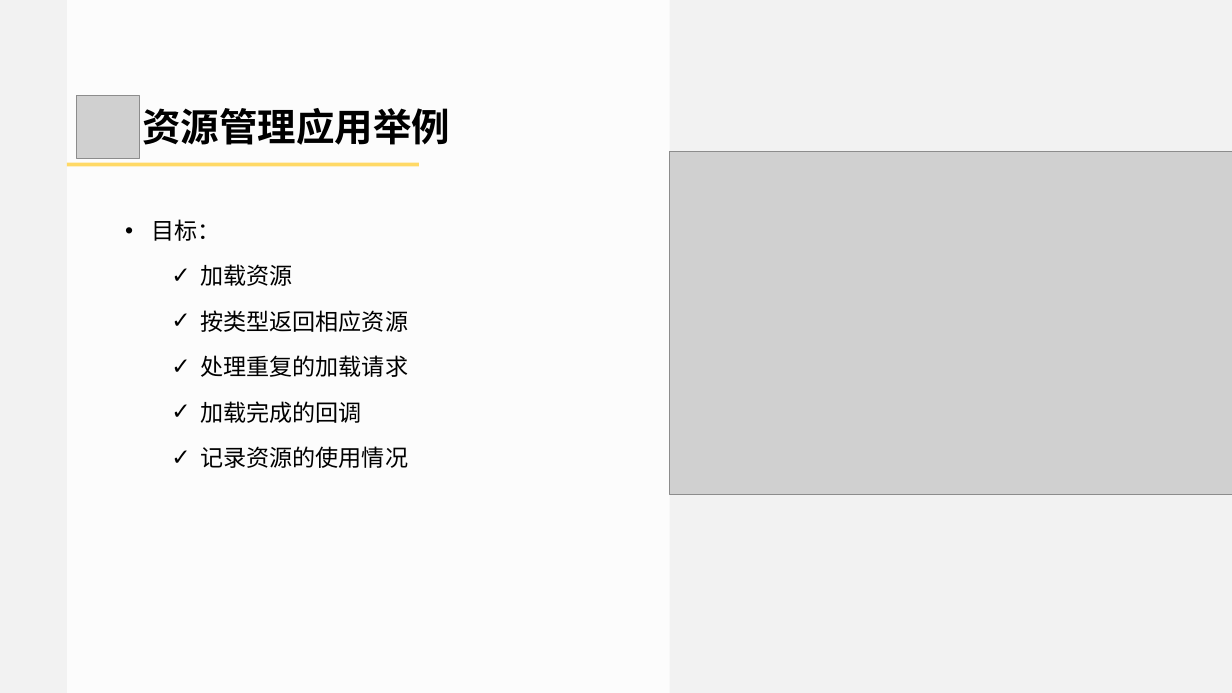
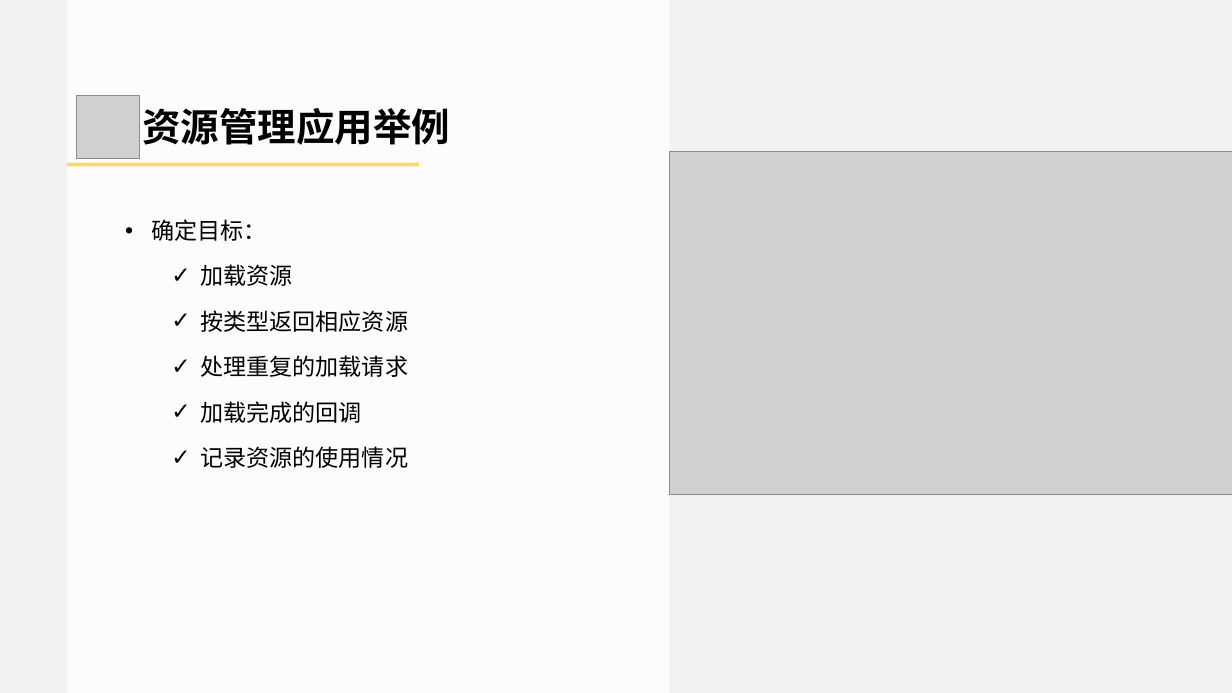
Before and after one commit to doomlover/KSGameEngineTutorials, a slide deck: slide 28 of PPTs/04.引擎基础概念与底层实用系统.pptx. Drawn at 1232x693 pixels with LibreOffice and Linux fonts; fonts in the diff are those of the drawing; grey boxes stand for pictures. Boxes give left, top, right and bottom in pixels: in the first picture for what was removed or moved away, otherwise in the second. Text is boxed around its words. In the diff, an @@ line names an element or a change of style, - is before the commit and + after.

```diff
--- a/PPTs/04.引擎基础概念与底层实用系统.pptx
+++ b/PPTs/04.引擎基础概念与底层实用系统.pptx
@@ text at (x1=151, y1=219, x2=267, y2=241): text changed @@
-• 目标：
+• 确定目标：
```
Also in this commit, not shown: 10 other slides changed.
